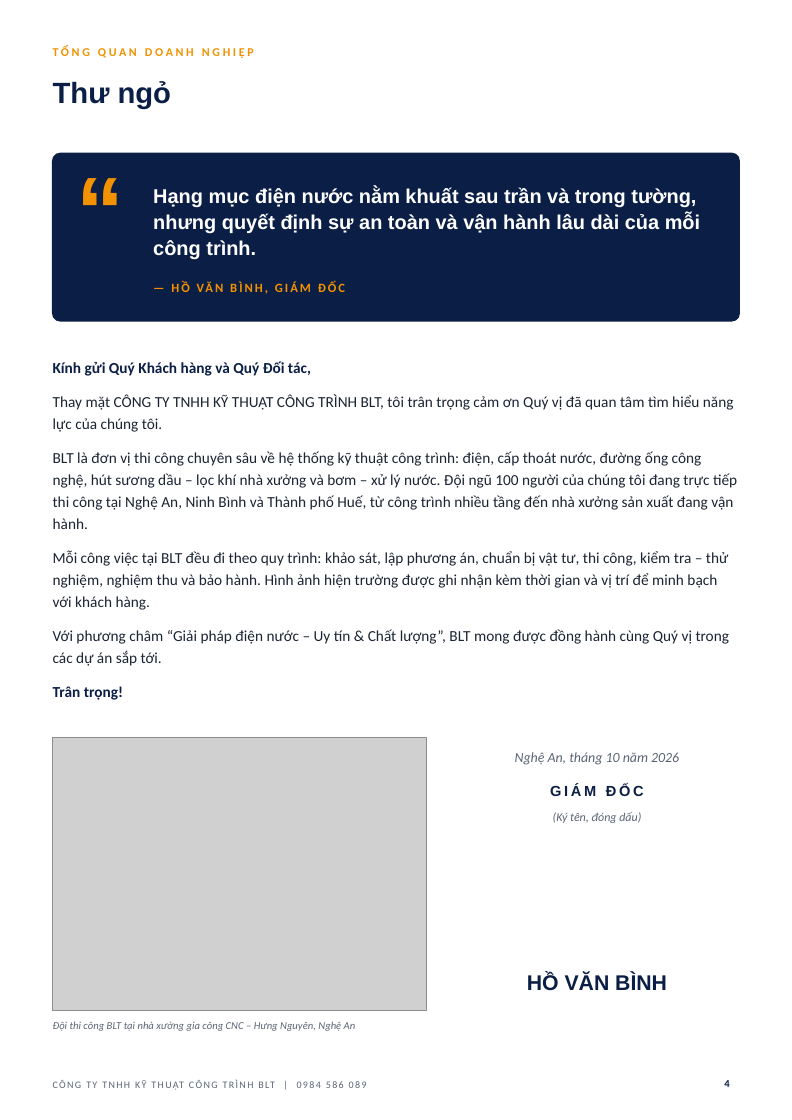
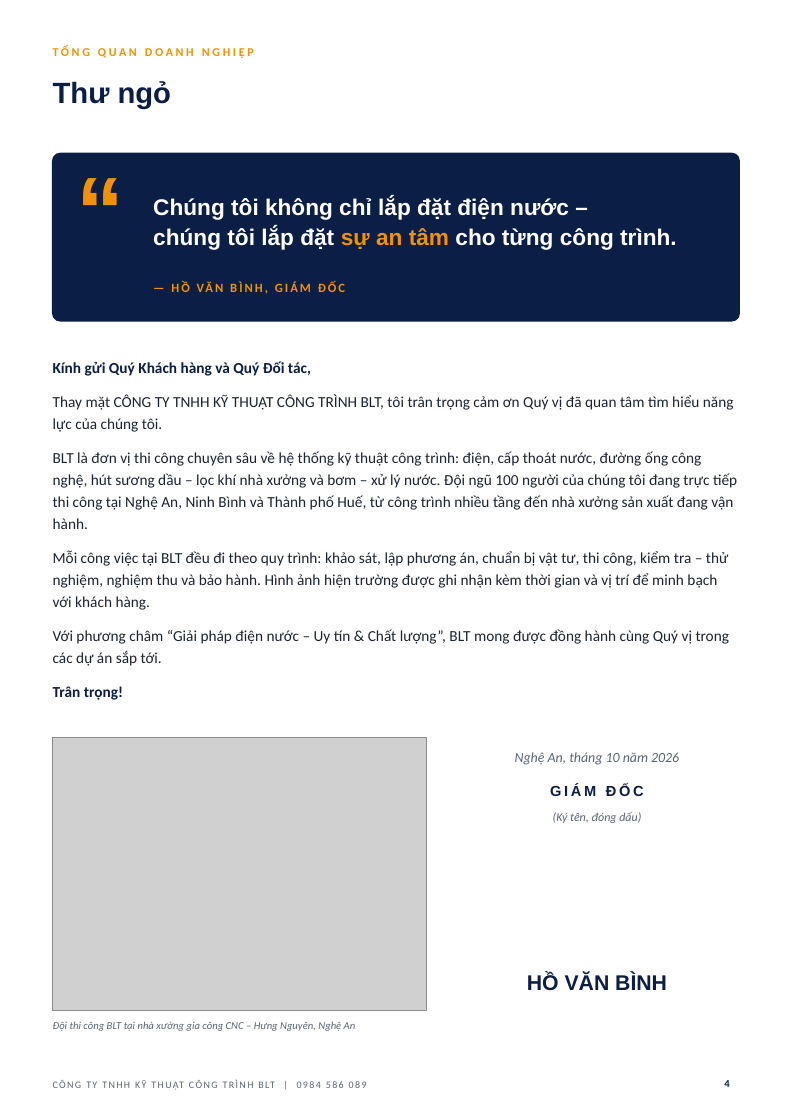
Before and after one commit to haquyenkl2-sys/C-NG-TY-CP-TH-NG-M-I-T-NG-H-P-MINH-PH-T, a slide deck: slide 4 of ho-so-nang-luc-BLT/HO_SO_NANG_LUC_BLT.pptx. Drawn at 792x1120 pixels with LibreOffice and Linux fonts; fonts in the diff are those of the drawing; grey boxes stand for pictures; background and template pictures are left out. Boxes give left, top, right and bottom in pixels: in the first picture for what was removed or moved away, otherwise in the second. Text is boxed around its words. In the diff, an @@ line names an element or a change of style, - is before the commit and + after.

```diff
--- a/ho-so-nang-luc-BLT/HO_SO_NANG_LUC_BLT.pptx
+++ b/ho-so-nang-luc-BLT/HO_SO_NANG_LUC_BLT.pptx
@@ text at (x1=153, y1=197, x2=677, y2=250): text changed; size 15 to 17 pt @@
-Hạng mục điện nước nằm khuất sau trần và trong tường, nhưng quyết định sự an toàn và vận hành lâu dài của mỗi công trình.
+Chúng tôi không chỉ lắp đặt điện nước –
+chúng tôi lắp đặt sự an tâm cho từng công trình.
```
Also in this commit, not shown: 2 other files.
